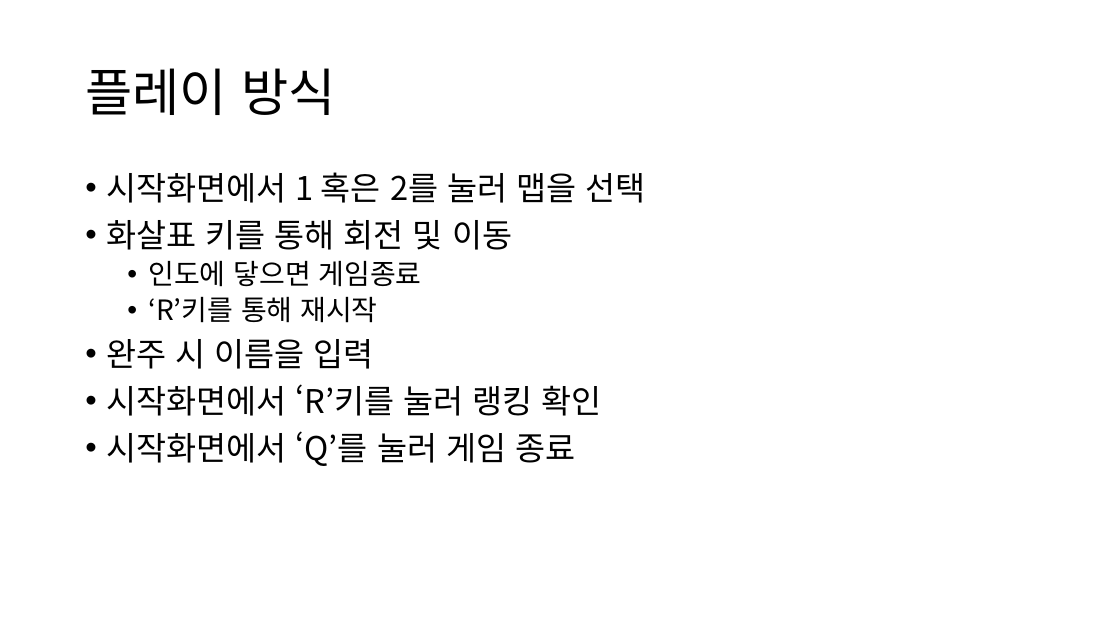
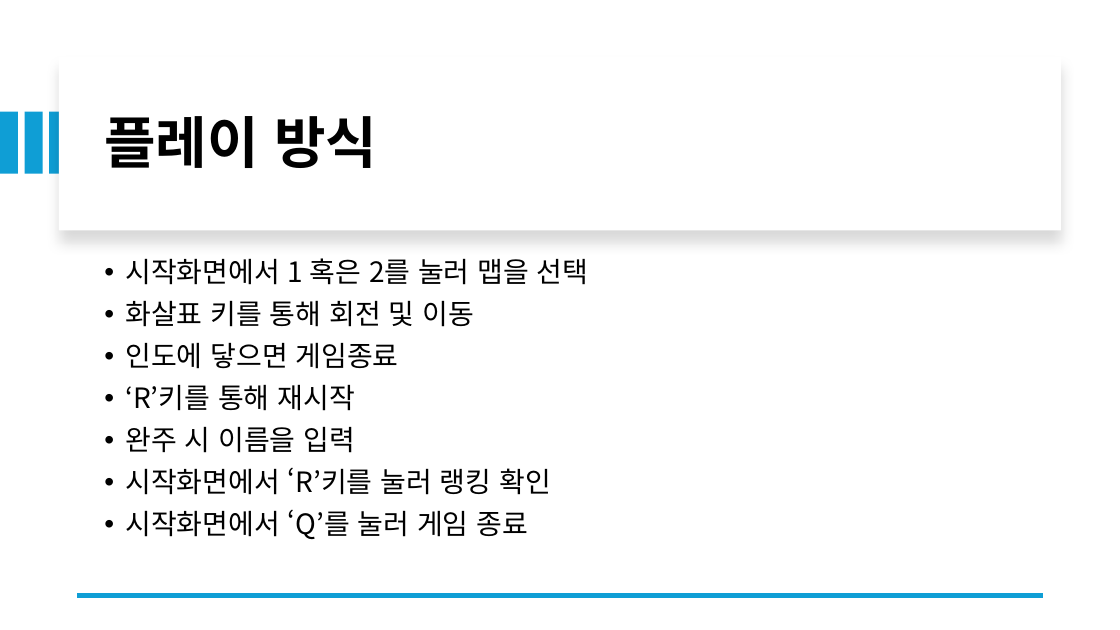
Before and after one commit to kyonghwa1916/OpenGL_Termproject, a slide deck: slide 4 of Night Street Driving Simulator.pptx. Drawn at 1120x630 pixels with LibreOffice and Linux fonts; fonts in the diff are those of the drawing. Boxes give left, top, right and bottom in pixels: in the first picture for what was removed or moved away, otherwise in the second. Text is boxed around its words. In the diff, an @@ line names an element or a change of style, - is before the commit and + after.

```diff
--- a/Night Street Driving Simulator.pptx
+++ b/Night Street Driving Simulator.pptx
@@ rectangle added at [59, 56, 1061, 230], fill #FFFFFF @@
@@ title "플레이 방식": place and size @@
-title "플레이 방식" at [85, 68, 335, 115]
+title "플레이 방식" at [104, 116, 377, 168]
@@ title "플레이 방식" at [104, 116, 377, 168]: size 44 to 48 pt, bold on @@
@@ rectangle added at [0, 112, 18, 174], fill #0F9ED5 @@
@@ rectangle added at [24, 112, 42, 174], fill #0F9ED5 @@
@@ rectangle added at [50, 112, 67, 174], fill #0F9ED5 @@
@@ text "시작화면에서 1 혹은 2를 눌러 ...": place and size @@
-text "시작화면에서 1 혹은 2를 눌러 ..." at [106, 172, 646, 466]
+text "시작화면에서 1 혹은 2를 눌러 ..." at [125, 258, 589, 539]
@@ text "시작화면에서 1 혹은 2를 눌러 ..." at [125, 258, 589, 539]: size 28 to 24 pt in "시작화면에서 1 혹은 2를 눌러 맵을 선택", "화살표 키를 통해 회전 및 이동", "완주 시 이름을 입력", "시작화면에서 ‘R’키를 눌러 랭킹 확인" and 1 more places; list level 2 to 1 in "인도에 닿으면 게임종료"; list level 2 to 1 in "‘R’키를 통해 재시작"; vertical alignment top to middle @@
@@ line added from (1044, 596) to (77, 596), #0F9ED5 4.5 pt @@
```
Also in this commit, not shown: 5 other slides changed, 1 other file.
